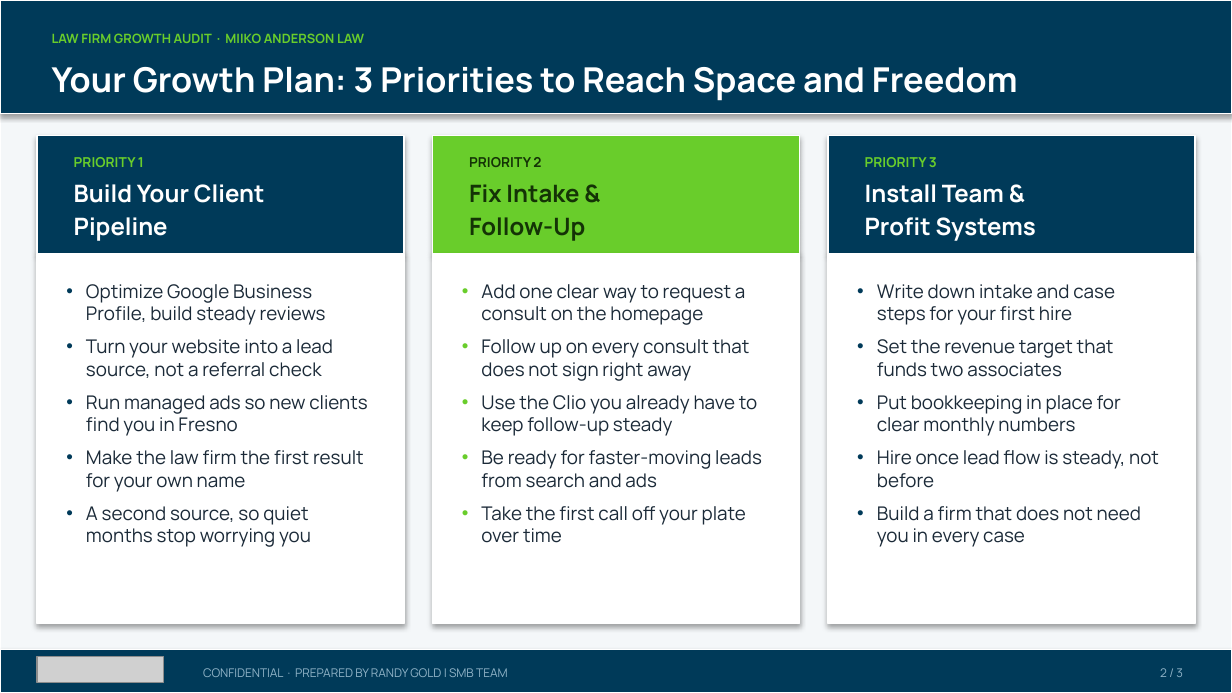
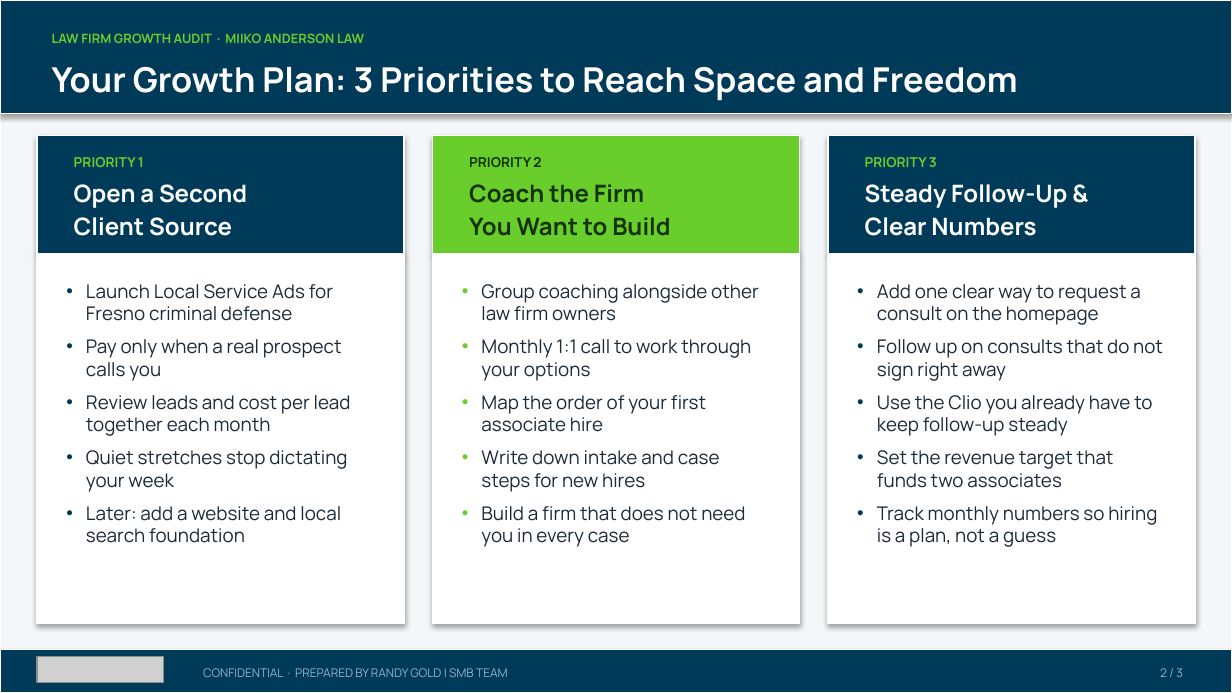
Before and after one commit to SMB-Team-Technology/workwith-smbteam, a slide deck: slide 2 of miiko-anderson/MiikoAndersonLaw_October212026_Proposal.pptx. Drawn at 1232x693 pixels with LibreOffice and Linux fonts; fonts in the diff are those of the drawing; grey boxes stand for pictures. Boxes give left, top, right and bottom in pixels: in the first picture for what was removed or moved away, otherwise in the second. Text is boxed around its words. In the diff, an @@ line names an element or a change of style, - is before the commit and + after.

```diff
--- a/miiko-anderson/MiikoAndersonLaw_October212026_Proposal.pptx
+++ b/miiko-anderson/MiikoAndersonLaw_October212026_Proposal.pptx
@@ text at (74, 184, 247, 208): text changed @@
-Build Your Client
+Open a Second
@@ text at (469, 184, 644, 203): text changed @@
-Fix Intake &
+Coach the Firm
@@ text at (865, 184, 1067, 208): text changed @@
-Install Team &
+Steady Follow-Up &
@@ text at (74, 217, 232, 236): text changed @@
-Pipeline
+Client Source
@@ text at (469, 217, 670, 236): text changed @@
-Follow-Up
+You Want to Build
@@ text at (865, 217, 1036, 236): text changed @@
-Profit Systems
+Clear Numbers
@@ text at (86, 284, 351, 543): text changed @@
-• Optimize Google Business Profile, build steady reviews
-• Turn your website into a lead source, not a referral check
-• Run managed ads so new clients find you in Fresno
-• Make the law firm the first result for your own name
-• A second source, so quiet months stop worrying you
+• Launch Local Service Ads for Fresno criminal defense
+• Pay only when a real prospect calls you
+• Review leads and cost per lead together each month
+• Quiet stretches stop dictating your week
+• Later: add a website and local search foundation
@@ text at (481, 284, 759, 547): text changed @@
-• Add one clear way to request a consult on the homepage
-• Follow up on every consult that does not sign right away
-• Use the Clio you already have to keep follow-up steady
-• Be ready for faster-moving leads from search and ads
-• Take the first call off your plate over time
+• Group coaching alongside other law firm owners
+• Monthly 1:1 call to work through your options
+• Map the order of your first associate hire
+• Write down intake and case steps for new hires
+• Build a firm that does not need you in every case
@@ text at (877, 284, 1163, 436): text changed @@
-• Write down intake and case steps for your first hire
+• Add one clear way to request a consult on the homepage
+• Follow up on consults that do not sign right away
+• Use the Clio you already have to keep follow-up steady
@@ text at (877, 506, 1157, 547): text changed @@
-• Put bookkeeping in place for clear monthly numbers
-• Hire once lead flow is steady, not before
-• Build a firm that does not need you in every case
+• Track monthly numbers so hiring is a plan, not a guess
```
Also in this commit, not shown: 2 other slides changed, 1 other file.
